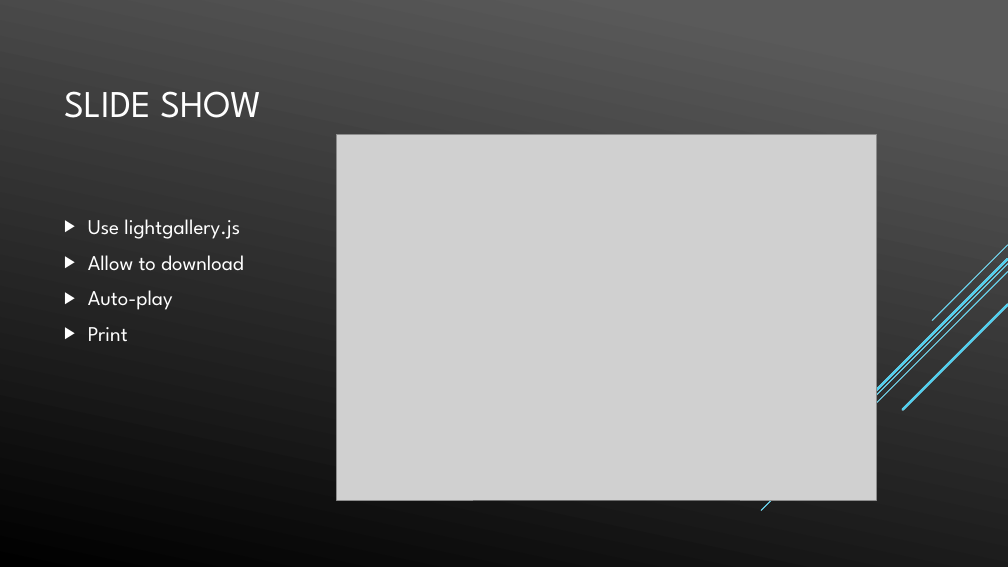
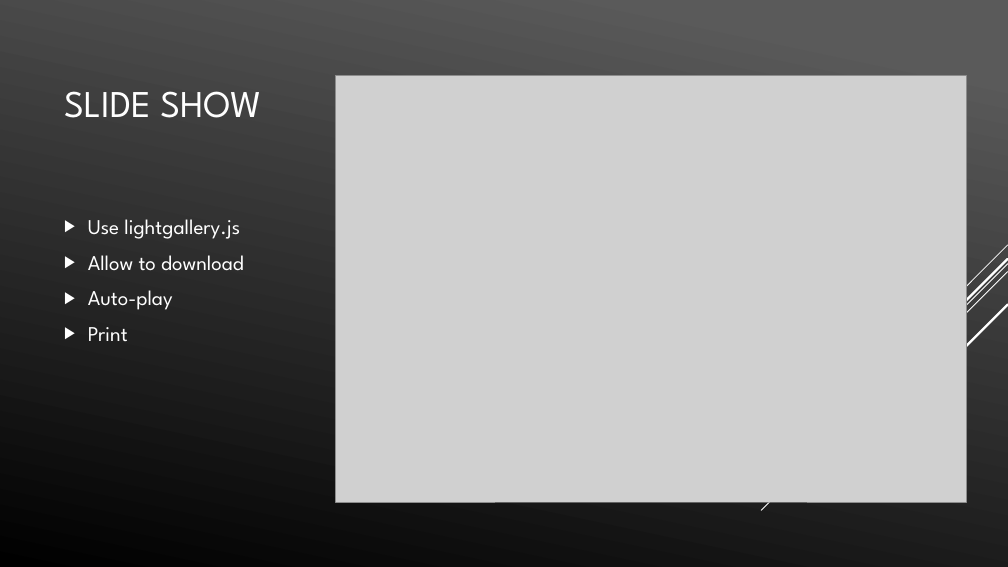
Before and after one commit to vdc1703/COMP5130F2018, a slide deck: slide 12 of Final-Powerpoint/Final.pptx. Drawn at 1008x567 pixels with LibreOffice and Linux fonts; fonts in the diff are those of the drawing; grey boxes stand for pictures. Boxes give left, top, right and bottom in pixels: in the first picture for what was removed or moved away, otherwise in the second. Text is boxed around its words. In the diff, an @@ line names an element or a change of style, - is before the commit and + after.

```diff
--- a/Final-Powerpoint/Final.pptx
+++ b/Final-Powerpoint/Final.pptx
@@ picture: place and size @@
-picture at (337,135,877,500)
+picture at (336,76,966,502)
@@ group removed at (761,245,1008,510): 5 lines @@
```
Also in this commit, not shown: 7 other slides changed, 1 slide added.
